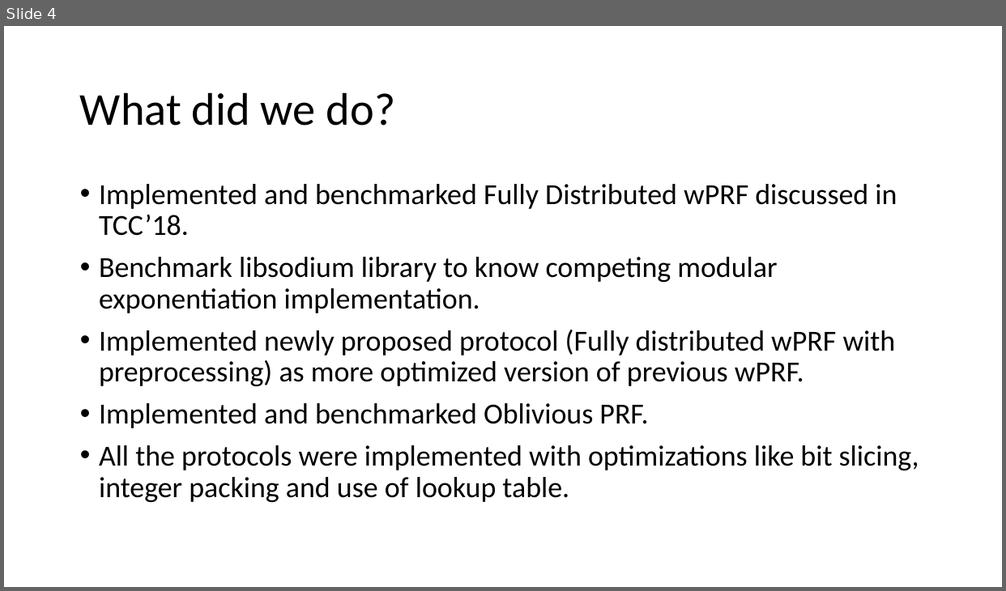
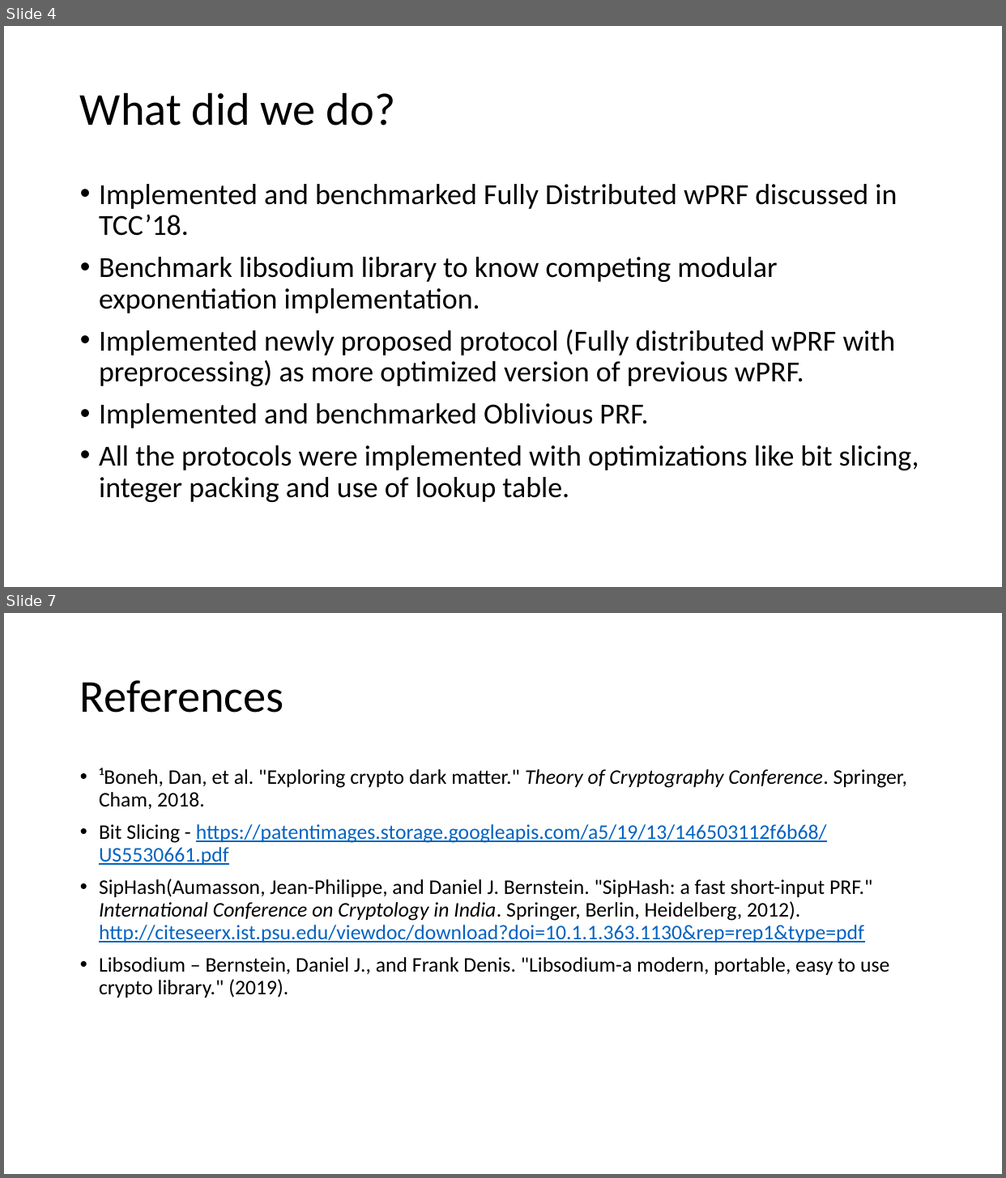
Before and after one commit to wewakesharma/PseudoRandomFunction, a slide deck: Documents/analysis/additional_details_plan.pptx. Shown one above the other, each under a label of ours: slide 4 before the commit, slides 4 and 7 after it; the slides between them are not shown. The pictures are 1006x591 and 1006x1178 pixels, drawn with LibreOffice and Linux fonts; fonts in the diff are those of the drawing. Boxes give left, top, right and bottom in pixels: in the first picture for what was removed or moved away, otherwise in the second. Text is boxed around its words. In the diff, an @@ line names an element or a change of style, - is before the commit and + after.

```diff
--- a/Documents/analysis/additional_details_plan.pptx
+++ b/Documents/analysis/additional_details_plan.pptx
@@ slide 7 added at [4,613,1002,1174], background #FFFFFF @@
@@ title added at [80,680,284,713], 44 pt, text #000000 @@
+References
@@ text added at [99,768,907,998], 20 pt, text #000000 @@
+• ¹Boneh, Dan, et al. "Exploring crypto dark matter." Theory of Cryptography Conference. Springer, Cham, 2018.
+• Bit Slicing - https://patentimages.storage.googleapis.com/a5/19/13/146503112f6b68/US5530661.pdf
+• SipHash(Aumasson, Jean-Philippe, and Daniel J. Bernstein. "SipHash: a fast short-input PRF." International Conference on Cryptology in India. Springer, Berlin, Heidelberg, 2012). http://citeseerx.ist.psu.edu/viewdoc/download?doi=10.1.1.363.1130&rep=rep1&type=pdf
+• Libsodium – Bernstein, Daniel J., and Frank Denis. "Libsodium-a modern, portable, easy to use crypto library." (2019).
```
Also in this commit, not shown: 2 other slides added, 1 slide removed.
